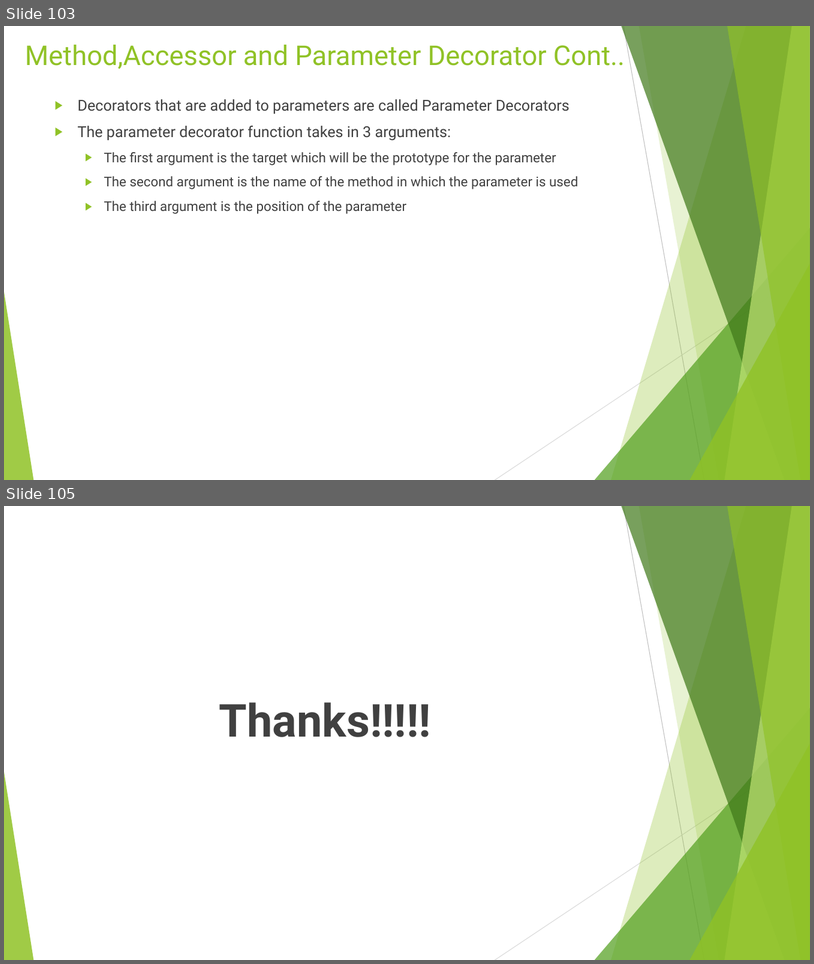
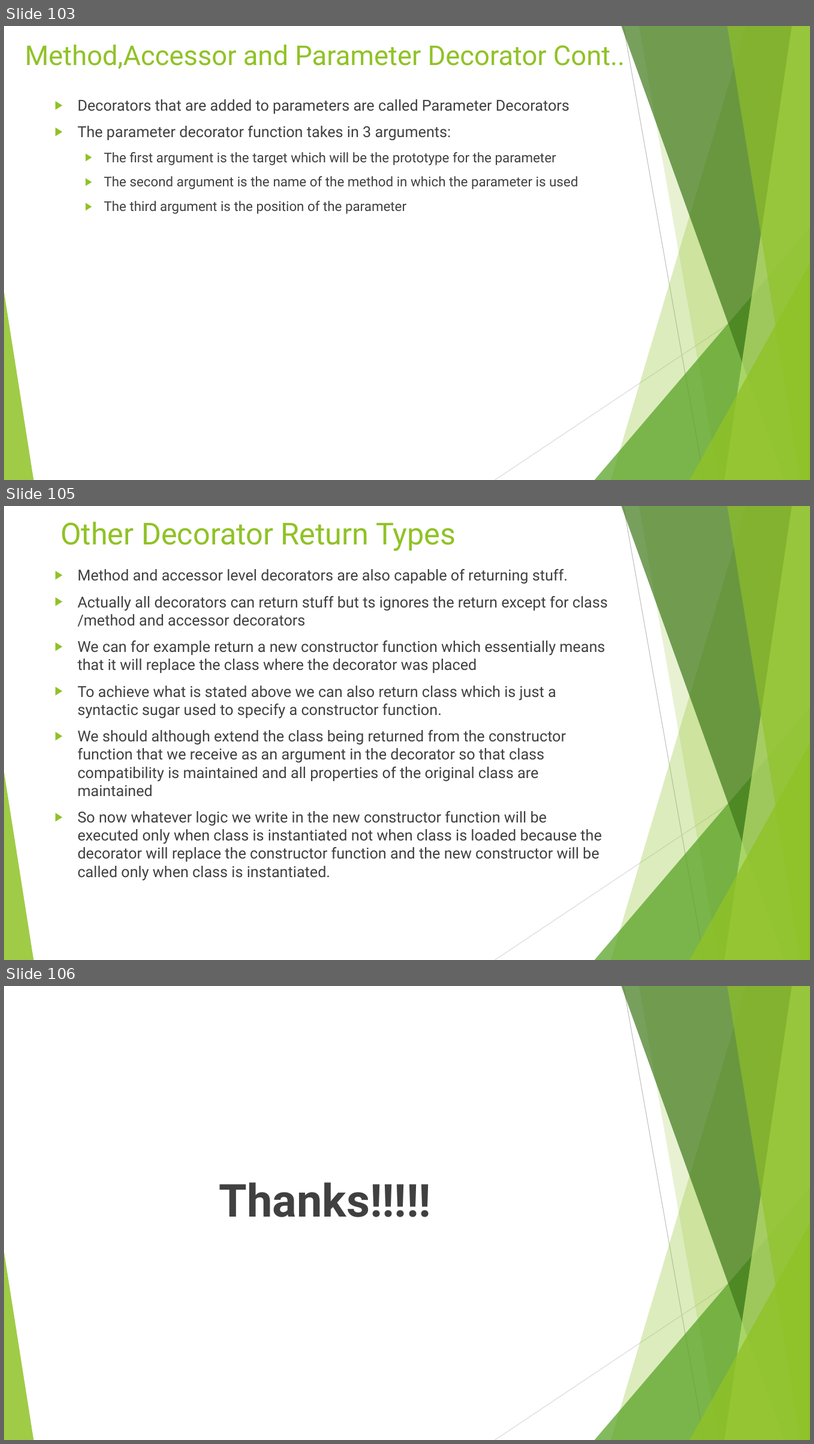
Before and after one commit to rudhrainfogain/TypeScript, a slide deck: PPT/TypeScriptv8.pptx. Shown one above the other, each under a label of ours: slides 103 and 105 before the commit, slides 103, 105 and 106 after it; the slides between them are not shown. The pictures are 814x964 and 814x1444 pixels, drawn with LibreOffice and Linux fonts; fonts in the diff are those of the drawing. Boxes give left, top, right and bottom in pixels: in the first picture for what was removed or moved away, otherwise in the second. Text is boxed around its words. In the diff, an @@ line names an element or a change of style, - is before the commit and + after.

Commit message:
completed decorators

```diff
--- a/PPT/TypeScriptv8.pptx
+++ b/PPT/TypeScriptv8.pptx
@@ slide 105 added at [4,506,810,960], background #FFFFFF; not listed: 10 template elements that a slide beside it also shows @@
@@ title added at [60,522,456,551], 36 pt, text #90C226 @@
+Other Decorator Return Types
@@ text added at [78,569,608,880], 18 pt, text #404040 @@
+▶ Method and accessor level decorators are also capable of returning stuff.
+▶ Actually all decorators can return stuff but ts ignores the return except for class /method and accessor decorators
+▶ We can for example return a new constructor function which essentially means that it will replace the class where the decorator was placed
+▶ To achieve what is stated above we can also return class which is just a syntactic sugar used to specify a constructor function.
+▶ We should although extend the class being returned from the constructor function that we receive as an argument in the decorator so that class compatibility is maintained and all properties of the original class are maintained
+▶ So now whatever logic we write in the new constructor function will be executed only when class is instantiated not when class is loaded because the decorator will replace the constructor function and the new constructor will be called only when class is instantiated.
@@ what was slide 105 is now slide 106 @@
```
Also in this commit, not shown: 1 slide changed, 4 other files.
